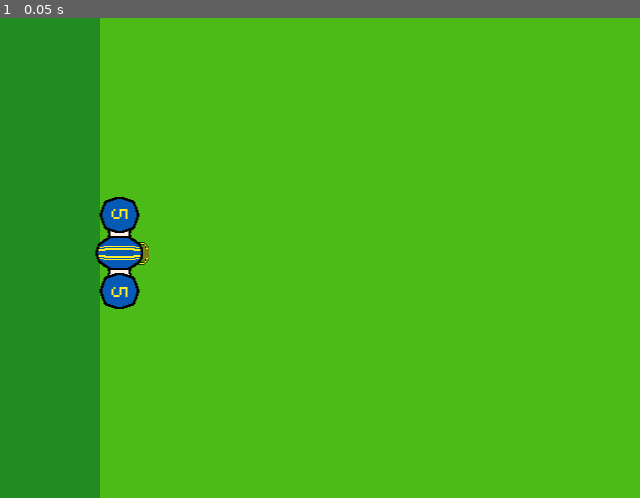
Above: before the commit, frame 1.
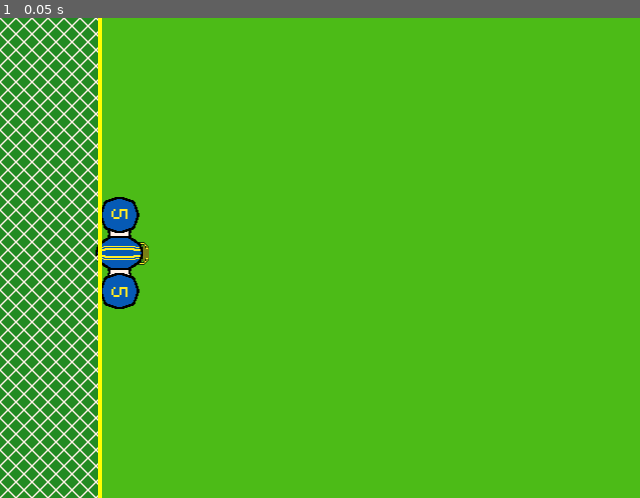
Above: after the commit, the same moment.

Repository: swashdev/minigame-madness
Game: Godot game, scene res://mini/goalie/goalie_minigame.tscn
Two runs of this game, one before a commit and one after it. Both use one fixed random seed, a clock stepped at 60 frames per second and the inputs below. This scene is started directly instead of the project's main scene.
Inputs:
- Up to frame 1 (0.05 s): no input

The runs differ from the first frame. In frame 1, 5.9% of the frame differs, in the area x 0-16%, y 0-100%.

Commit message:
[GOALIE] add a graphic for the goal.
The goal is a map texture with a line to indicate the frame.

Diff:
--- a/mini/goalie/goalie_minigame.tscn
+++ b/mini/goalie/goalie_minigame.tscn
@@ -1,7 +1,8 @@
-[gd_scene load_steps=5 format=2]
+[gd_scene load_steps=6 format=2]
 
 [ext_resource path="res://mini/goalie/goalie_minigame.gd" type="Script" id=1]
 [ext_resource path="res://mini/goalie/scenes/characters/football_player.tscn" type="PackedScene" id=2]
+[ext_resource path="res://mini/goalie/textures/net.png" type="Texture" id=3]
 
 [sub_resource type="RectangleShape2D" id=1]
 extents = Vector2( 320, 100 )
@@ -58,4 +59,16 @@
 
 [node name="Timer" type="Timer" parent="."]
 
+[node name="Goal" type="TextureRect" parent="."]
+margin_right = 100.0
+margin_bottom = 480.0
+texture = ExtResource( 3 )
+stretch_mode = 2
+
+[node name="Line2D" type="Line2D" parent="Goal"]
+position = Vector2( 100, 0 )
+points = PoolVector2Array( 0, 0, 0, 480 )
+width = 4.0
+default_color = Color( 1, 1, 0, 1 )
+
 [connection signal="timeout" from="Timer" to="." method="_on_Timer_timeout"]
Binary file added: mini/goalie/textures/net.png
Not shown, added: mini/goalie/textures/net.png.import
